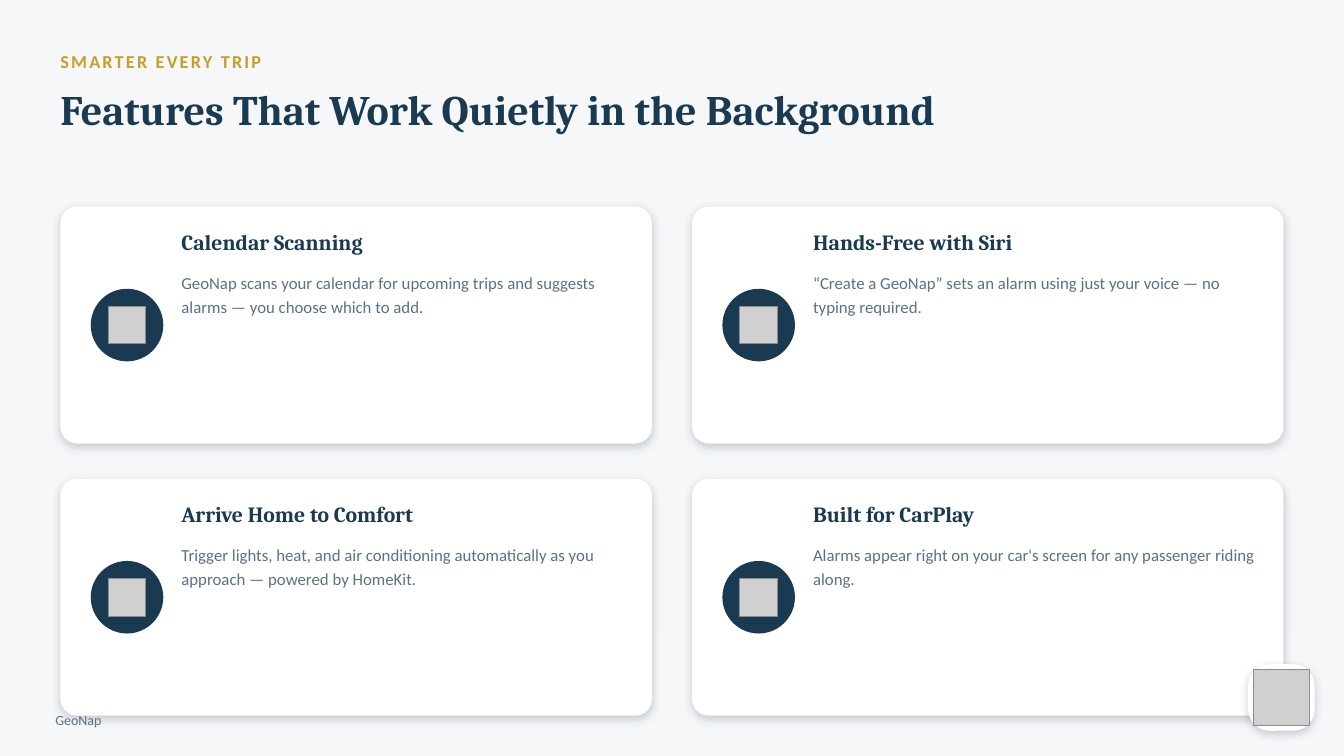
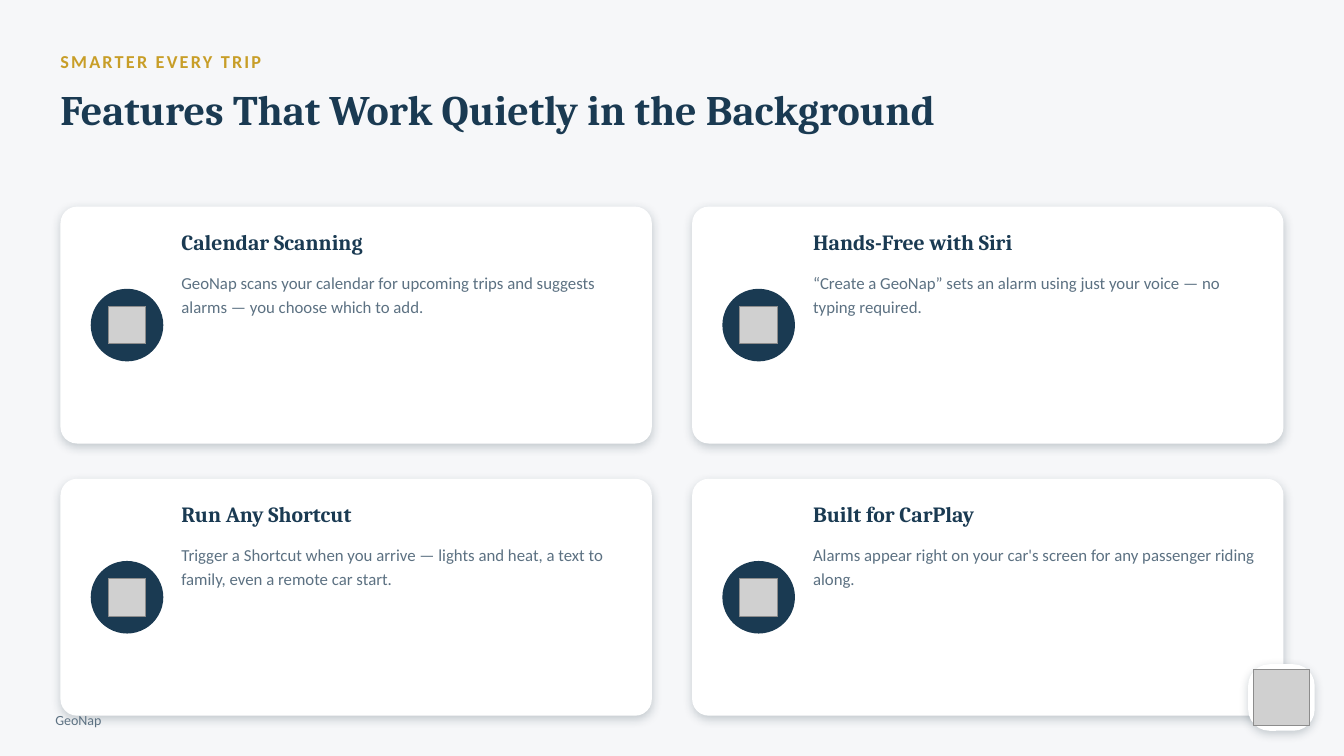
Before and after one commit to rmbartis/GeoNap, a slide deck: slide 6 of docs/GeoNap Presentations/GeoNap_Marketing_Deck.pptx. Drawn at 1344x756 pixels with LibreOffice and Linux fonts; fonts in the diff are those of the drawing; grey boxes stand for pictures. Boxes give left, top, right and bottom in pixels: in the first picture for what was removed or moved away, otherwise in the second. Text is boxed around its words. In the diff, an @@ line names an element or a change of style, - is before the commit and + after.

```diff
--- a/docs/GeoNap Presentations/GeoNap_Marketing_Deck.pptx
+++ b/docs/GeoNap Presentations/GeoNap_Marketing_Deck.pptx
@@ text at bbox=[181, 507, 351, 527]: text changed @@
-Arrive Home to Comfort
+Run Any Shortcut
@@ text at bbox=[181, 549, 603, 588]: text changed @@
-Trigger lights, heat, and air conditioning automatically as you approach — powered by HomeKit.
+Trigger a Shortcut when you arrive — lights and heat, a text to family, even a remote car start.
```
Also in this commit, not shown: 2 other slides changed, 11 other files.
